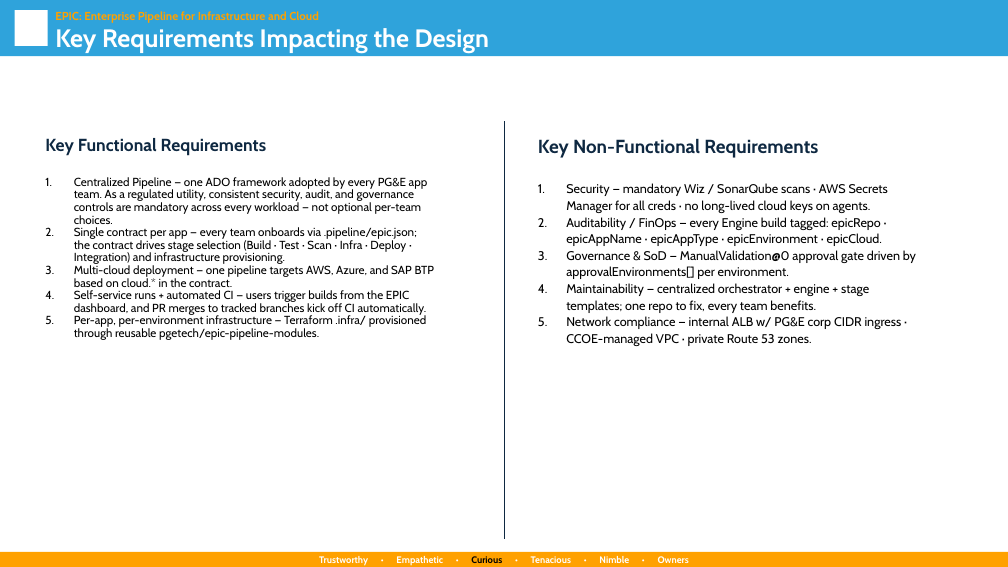
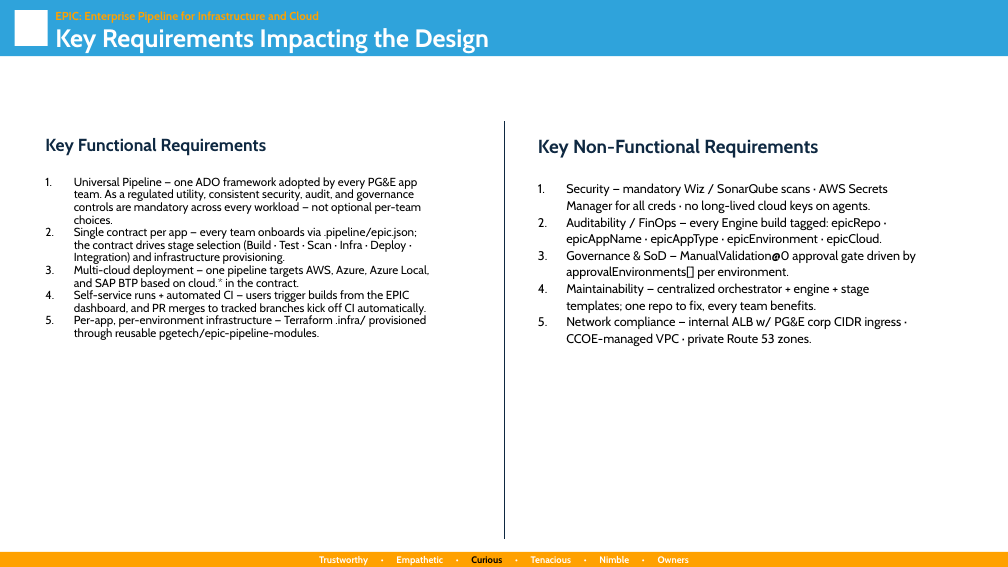
Before and after one commit to pgetech-rhmg/projects, a slide deck: slide 6 of documents/Peer Review - EPIC.pptx. Drawn at 1008x567 pixels with LibreOffice and Linux fonts; fonts in the diff are those of the drawing; background and template pictures are left out. Boxes give left, top, right and bottom in pixels: in the first picture for what was removed or moved away, otherwise in the second. Text is boxed around its words. In the diff, an @@ line names an element or a change of style, - is before the commit and + after.

```diff
--- a/documents/Peer Review - EPIC.pptx
+++ b/documents/Peer Review - EPIC.pptx
@@ text at <box>74,177,422,224</box>: text changed @@
-1. Centralized Pipeline — one ADO framework adopted by every PG&E app team. As a regulated utility, consistent security, audit, and governance controls are mandatory across every workload — not optional per-team choices.
+1. Universal Pipeline — one ADO framework adopted by every PG&E app team. As a regulated utility, consistent security, audit, and governance controls are mandatory across every workload — not optional per-team choices.
@@ text at <box>74,265,429,287</box>: text changed @@
-3. Multi-cloud deployment — one pipeline targets AWS, Azure, and SAP BTP based on cloud.* in the contract.
+3. Multi-cloud deployment — one pipeline targets AWS, Azure, Azure Local, and SAP BTP based on cloud.* in the contract.
```
Also in this commit, not shown: 1 other slide changed, 2 other files.
